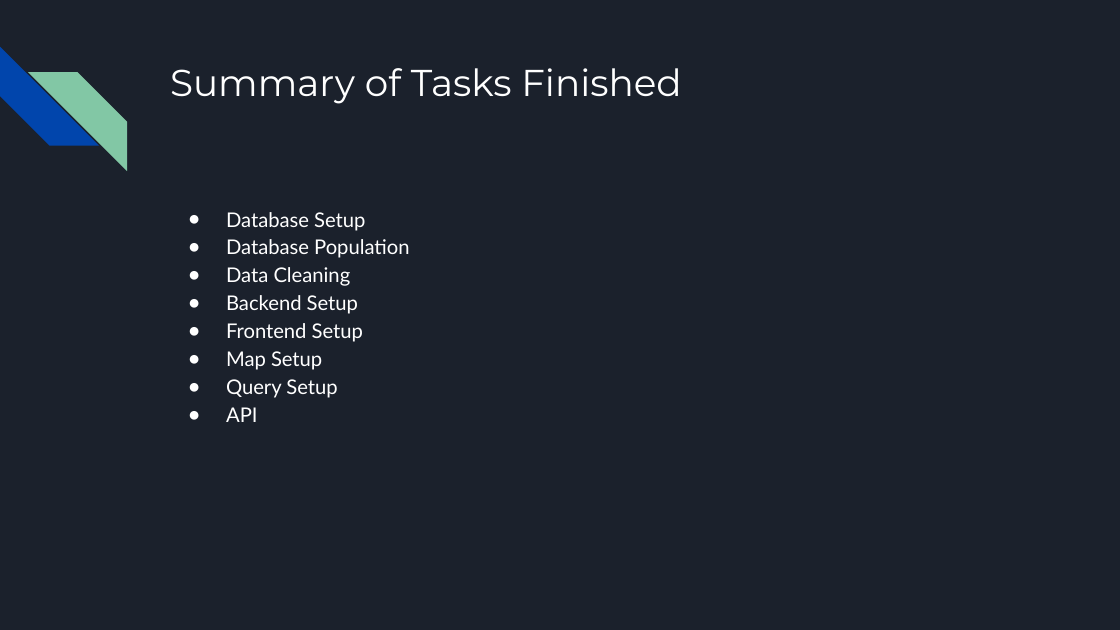
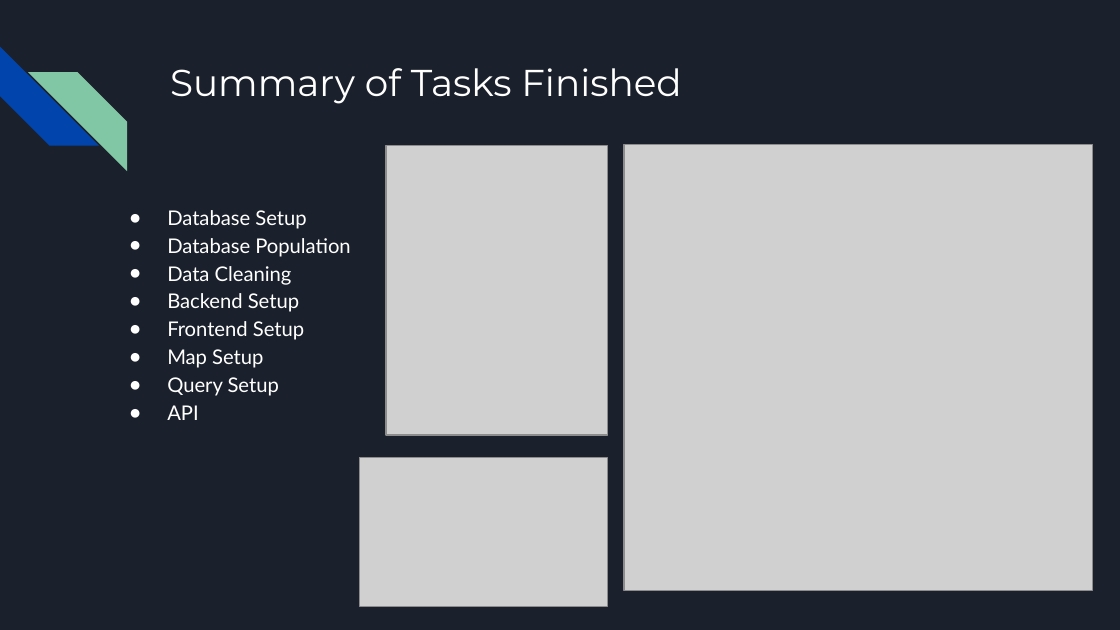
Before and after one commit to ethanl21/calsafe, a slide deck: slide 6 of Progress Screenshots/CalSafe Midterm Presentation.pptx (slide 7 before the commit). Drawn at 1120x630 pixels with LibreOffice and Linux fonts; fonts in the diff are those of the drawing; grey boxes stand for pictures. Boxes give left, top, right and bottom in pixels: in the first picture for what was removed or moved away, otherwise in the second. Text is boxed around its words. In the diff, an @@ line names an element or a change of style, - is before the commit and + after.

```diff
--- a/Progress Screenshots/CalSafe Midterm Presentation.pptx
+++ b/Progress Screenshots/CalSafe Midterm Presentation.pptx
@@ picture added at (386,146,608,435) @@
@@ picture added at (624,144,1093,590) @@
@@ text "Database Setup": place and size @@
-text "Database Setup" at (226,212,409,422)
+text "Database Setup" at (167,210,350,420)
@@ picture added at (360,458,607,606) @@
```
Also in this commit, not shown: 1 other slide changed, 1 slide removed.
